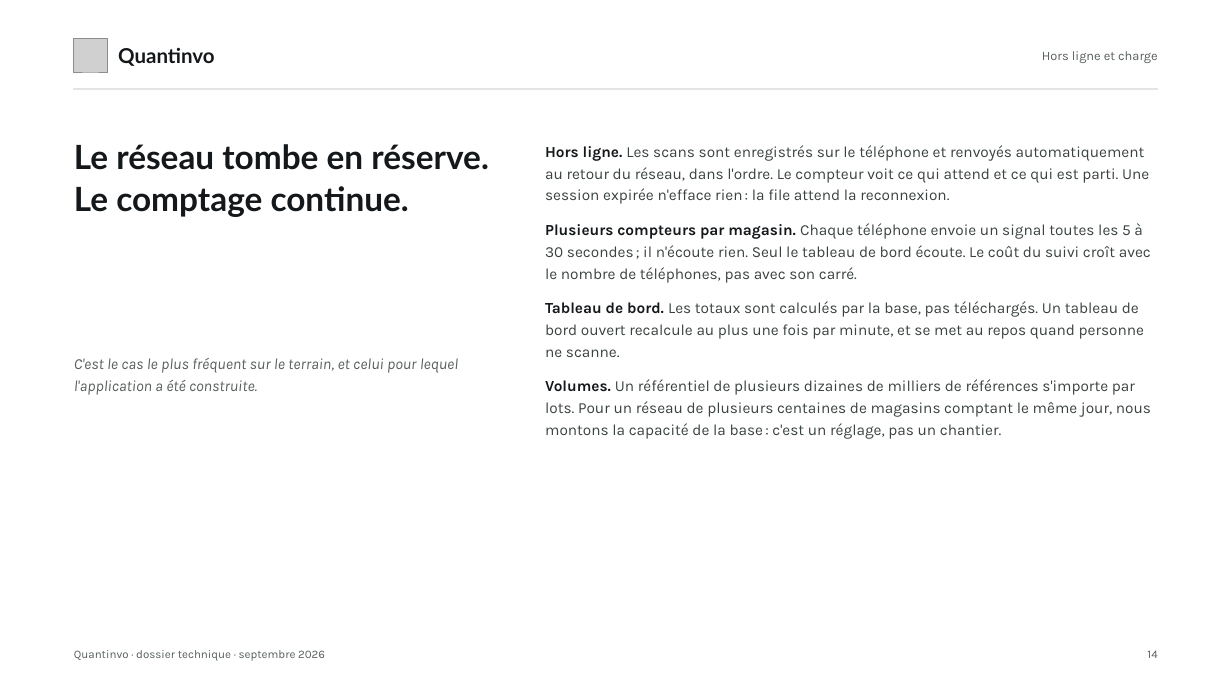
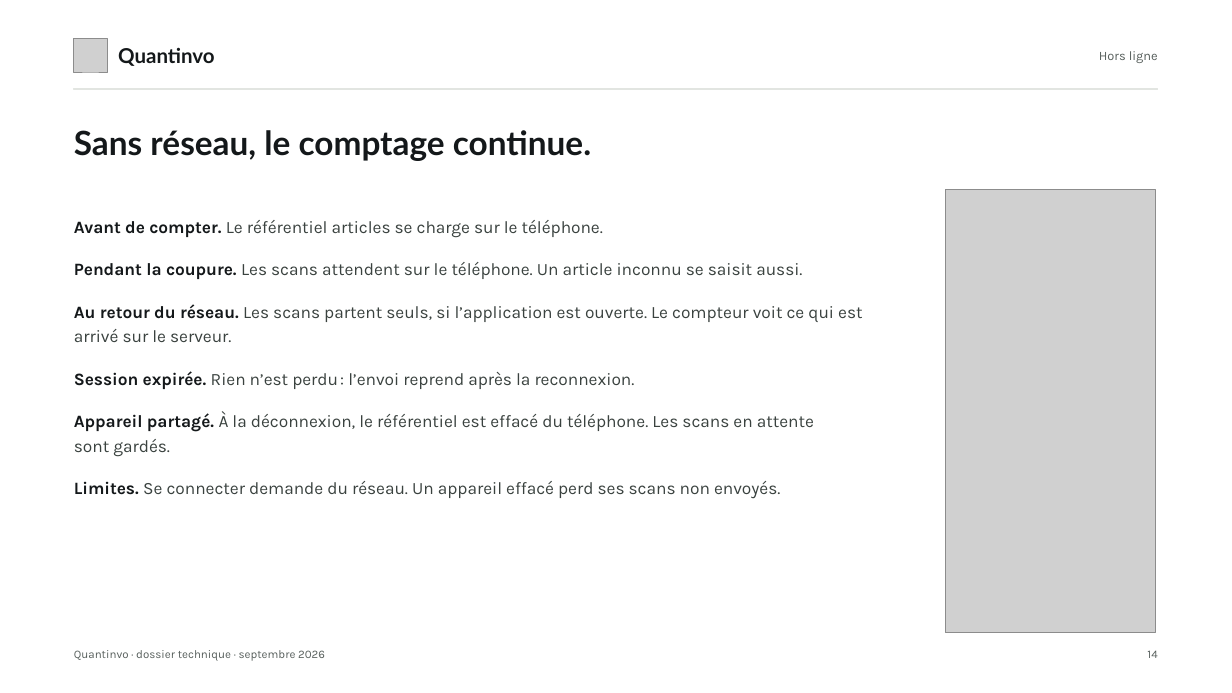
Before and after one commit to devkaylab/Inventaire, a slide deck: slide 14 of docs/entreprise/deck/Quantinvo-dossier-DSI-marque.pptx. Drawn at 1232x693 pixels with LibreOffice and Linux fonts; fonts in the diff are those of the drawing; grey boxes stand for pictures. Boxes give left, top, right and bottom in pixels: in the first picture for what was removed or moved away, otherwise in the second. Text is boxed around its words. In the diff, an @@ line names an element or a change of style, - is before the commit and + after.

```diff
--- a/docs/entreprise/deck/Quantinvo-dossier-DSI-marque.pptx
+++ b/docs/entreprise/deck/Quantinvo-dossier-DSI-marque.pptx
@@ text at (1099,51,1158,63): text changed @@
-Hors ligne et charge
+Hors ligne
@@ text at (74,130,591,161): text changed @@
-Le réseau tombe en réserve. Le comptage continue.
+Sans réseau, le comptage continue.
@@ text removed at (545,145,1151,439) @@
-Hors ligne. Les scans sont enregistrés sur le téléphone et renvoyés automatiquement au retour du réseau, dans l'ordre. Le compteur voit ce qui attend et ce qui est parti. Une session expirée n'efface rien : la file attend la reconnexion.
-Plusieurs compteurs par magasin. Chaque téléphone envoie un signal toutes les 5 à 30 secondes ; il n'écoute rien. Seul le tableau de bord écoute. Le coût du suivi croît avec le nombre de téléphones, pas avec son carré.
-Tableau de bord. Les totaux sont calculés par la base, pas téléchargés. Un tableau de bord ouvert recalcule au plus une fois par minute, et se met au repos quand personne ne scanne.
-Volumes. Un référentiel de plusieurs dizaines de milliers de références s'importe par lots. Pour un réseau de plusieurs centaines de magasins comptant le même jour, nous montons la capacité de la base : c'est un réglage, pas un chantier.
@@ picture added at (945,189,1155,633) @@
@@ text at (74,220,862,498): text changed; size 12 to 13.5 pt; text colour #575F5C to #3A423F; italic off @@
-C'est le cas le plus fréquent sur le terrain, et celui pour lequel l'application a été construite.
+Avant de compter. Le référentiel articles se charge sur le téléphone.
+Pendant la coupure. Les scans attendent sur le téléphone. Un article inconnu se saisit aussi.
+Au retour du réseau. Les scans partent seuls, si l’application est ouverte. Le compteur voit ce qui est arrivé sur le serveur.
+Session expirée. Rien n’est perdu : l’envoi reprend après la reconnexion.
+Appareil partagé. À la déconnexion, le référentiel est effacé du téléphone. Les scans en attente sont gardés.
+Limites. Se connecter demande du réseau. Un appareil effacé perd ses scans non envoyés.
```
Also in this commit, not shown: 5 other slides changed, 11 slides added, 11 slides removed, 26 other files.
